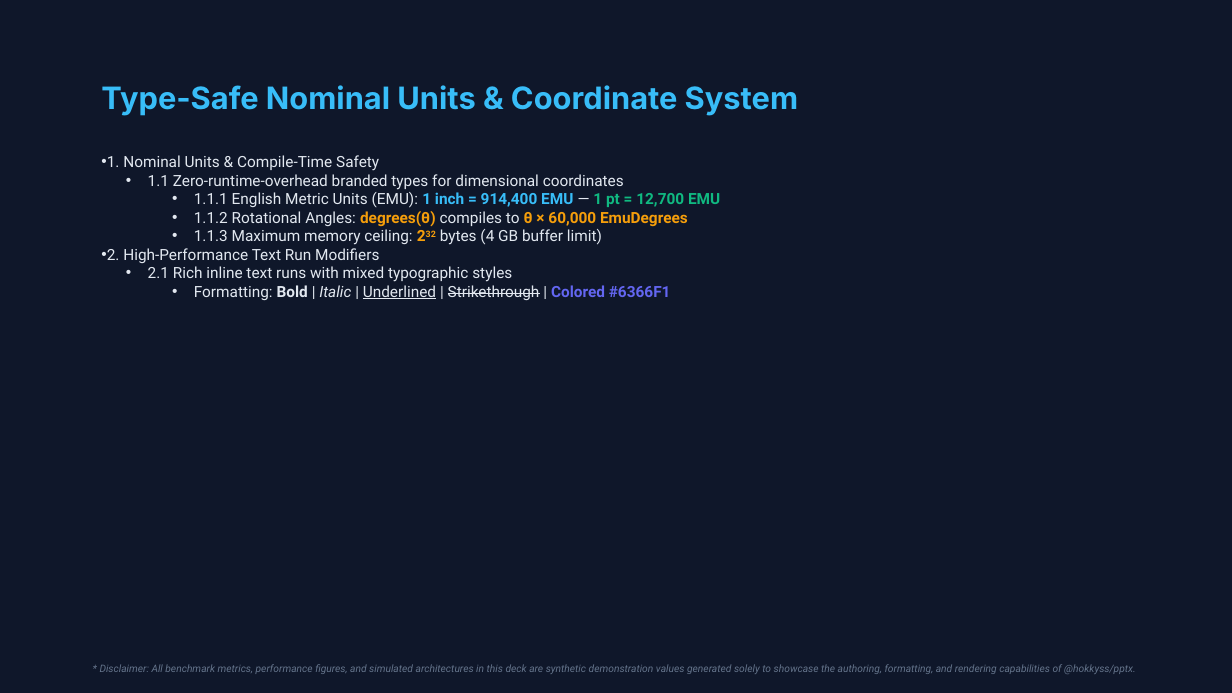
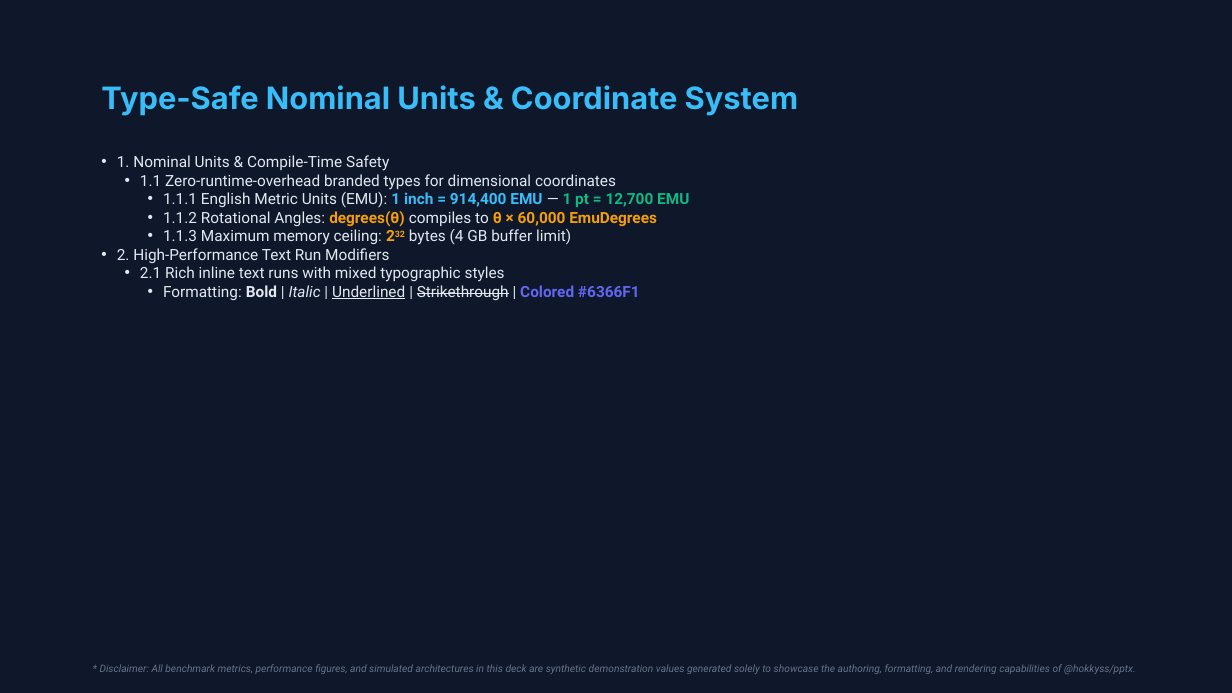
Before and after one commit to hokkyss/pptx-parser, a slide deck: slide 4 of hokkyss_showcase_deck.pptx. Drawn at 1232x693 pixels with LibreOffice and Linux fonts; fonts in the diff are those of the drawing. Boxes give left, top, right and bottom in pixels: in the first picture for what was removed or moved away, otherwise in the second. Text is boxed around its words. In the diff, an @@ line names an element or a change of style, - is before the commit and + after.

```diff
--- a/hokkyss_showcase_deck.pptx
+++ b/hokkyss_showcase_deck.pptx
@@ text "1. Nominal Units & Compile-Time ..." at [117,155,689,300]: indent changed @@
```
Also in this commit, not shown: 9 other slides changed, 6 other files.
